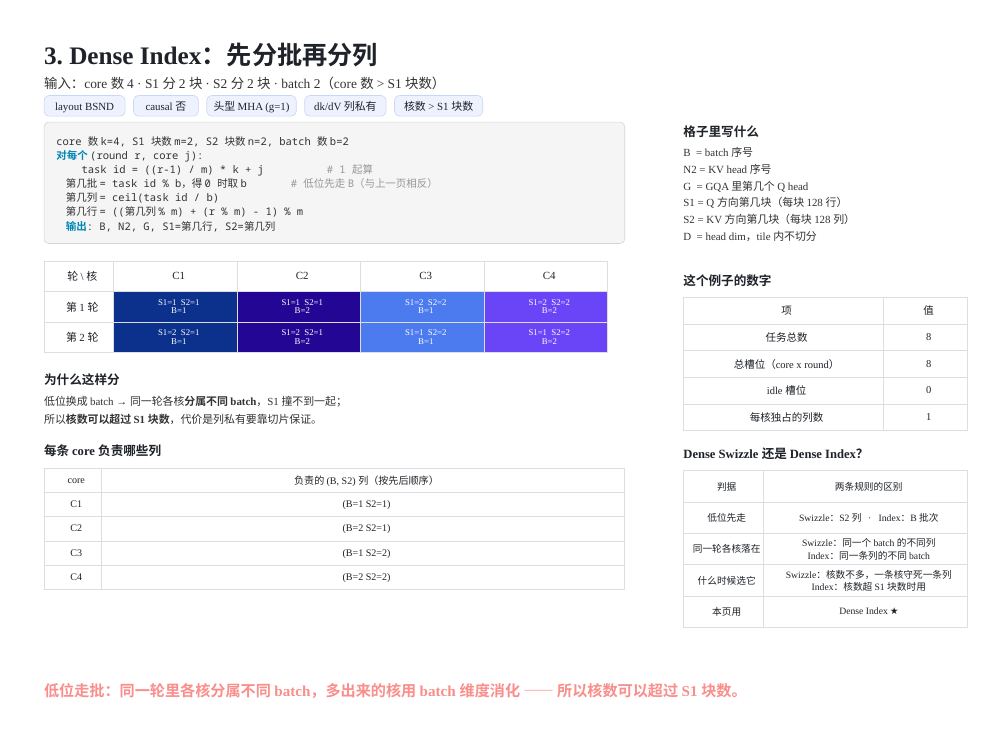
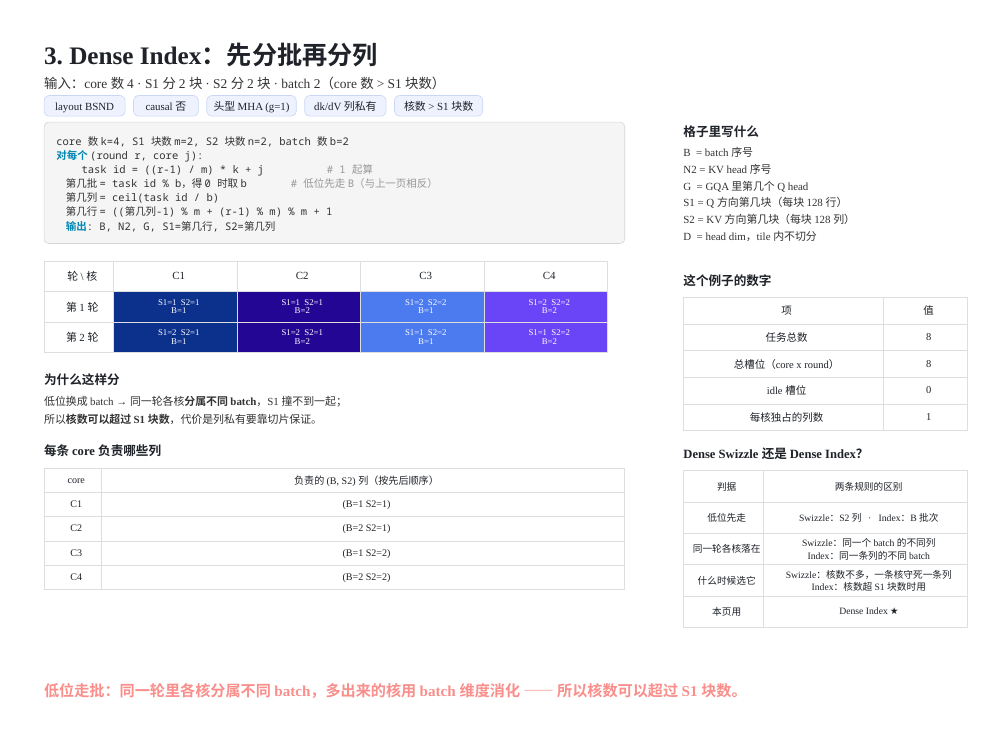
Before and after one commit to guomc9/SeeTen, a slide deck: slide 5 of cases/flash-attention-det-accum/out/v4-index-schedules.pptx. Drawn at 1008x756 pixels with LibreOffice and Linux fonts; fonts in the diff are those of the drawing. Boxes give left, top, right and bottom in pixels: in the first picture for what was removed or moved away, otherwise in the second. Text is boxed around its words. In the diff, an @@ line names an element or a change of style, - is before the commit and + after.

```diff
--- a/cases/flash-attention-det-accum/out/v4-index-schedules.pptx
+++ b/cases/flash-attention-det-accum/out/v4-index-schedules.pptx
@@ text in rounded rectangle at (66,206,332,217): text changed @@
-第几行 = ((第几列 % m) + (r % m) - 1) % m
+第几行 = ((第几列-1) % m + (r-1) % m) % m + 1
```
Also in this commit, not shown: 12 other slides changed, 8 other files.
